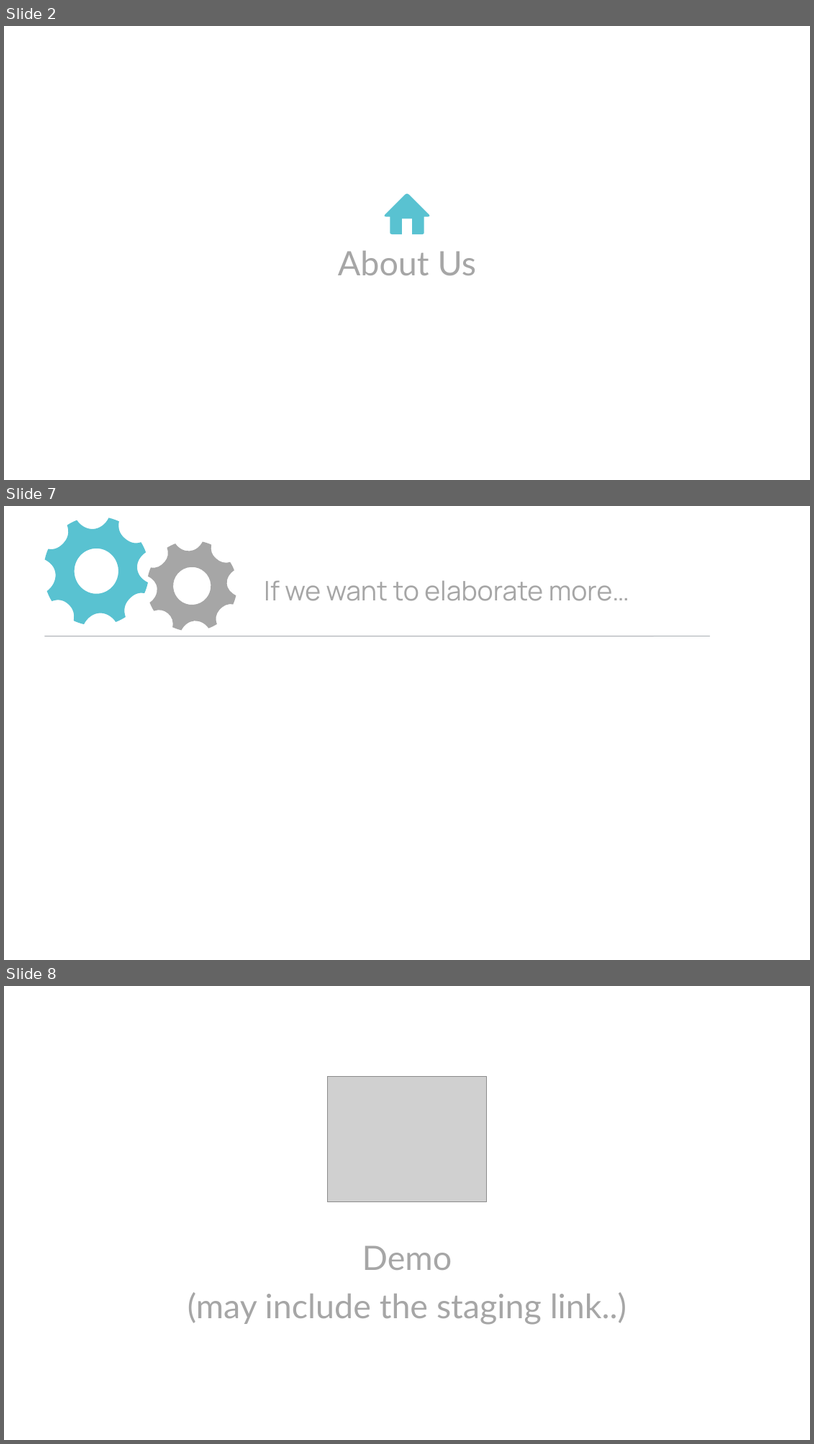
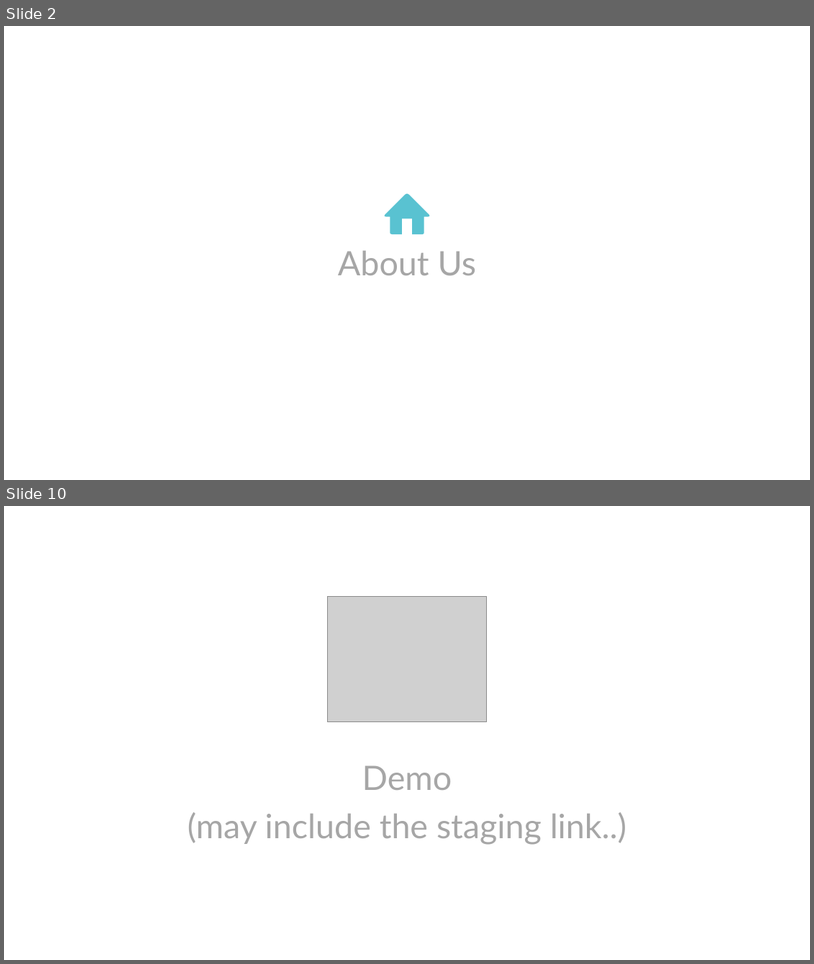
Before and after one commit to rbob96/GRNFanZone, a slide deck: Documentation/Demonstration/Demo - Final.pptx. Shown one above the other, each under a label of ours: slides 2, 7 and 8 before the commit, slides 2 and 10 after it; the slides between them are not shown. The pictures are 814x1444 and 814x964 pixels, drawn with LibreOffice and Linux fonts; fonts in the diff are those of the drawing; grey boxes stand for pictures. Boxes give left, top, right and bottom in pixels: in the first picture for what was removed or moved away, otherwise in the second. Text is boxed around its words. In the diff, an @@ line names an element or a change of style, - is before the commit and + after.

```diff
--- a/Documentation/Demonstration/Demo - Final.pptx
+++ b/Documentation/Demonstration/Demo - Final.pptx
@@ slide 7 removed at box(4, 506, 810, 960), background #FFFFFF @@
@@ freeform shape removed at box(44, 518, 148, 625) @@
@@ freeform shape removed at box(148, 542, 237, 630) @@
@@ text removed at box(264, 581, 630, 601) @@
-If we want to elaborate more…
@@ line removed from (710, 636) to (44, 636) @@
@@ what was slide 8 is now slide 10 @@
```
Also in this commit, not shown: 1 slide changed, 6 slides added, 3 other slides removed, 12 other files.
